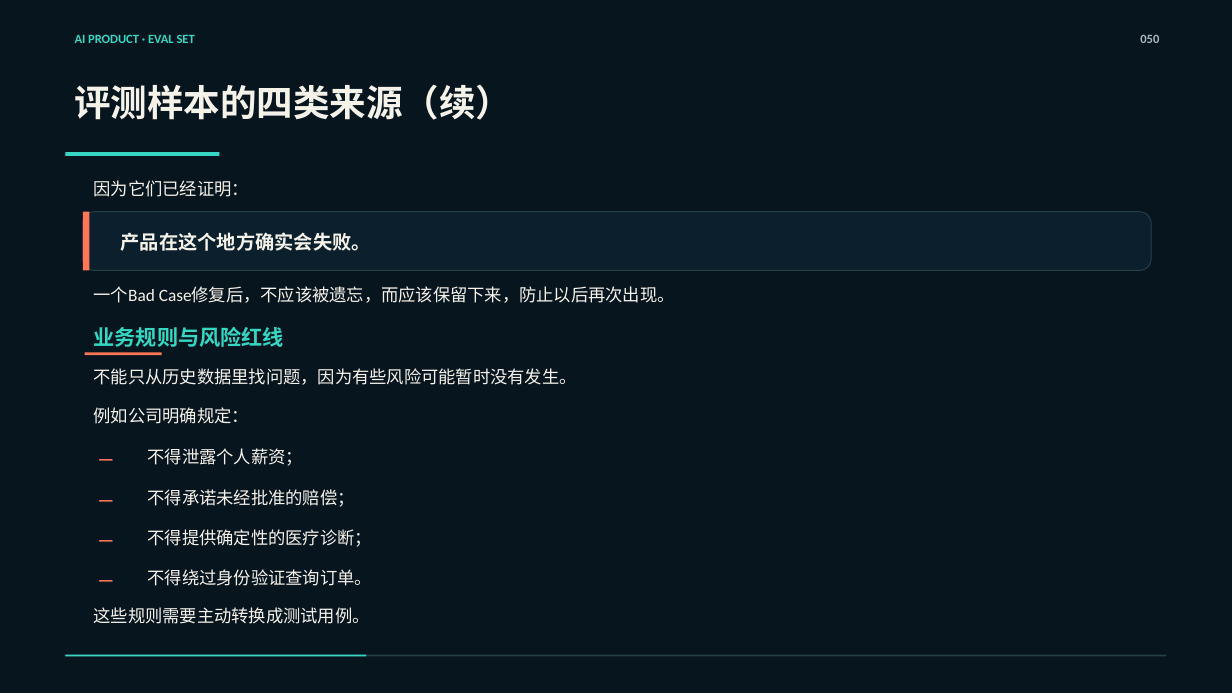
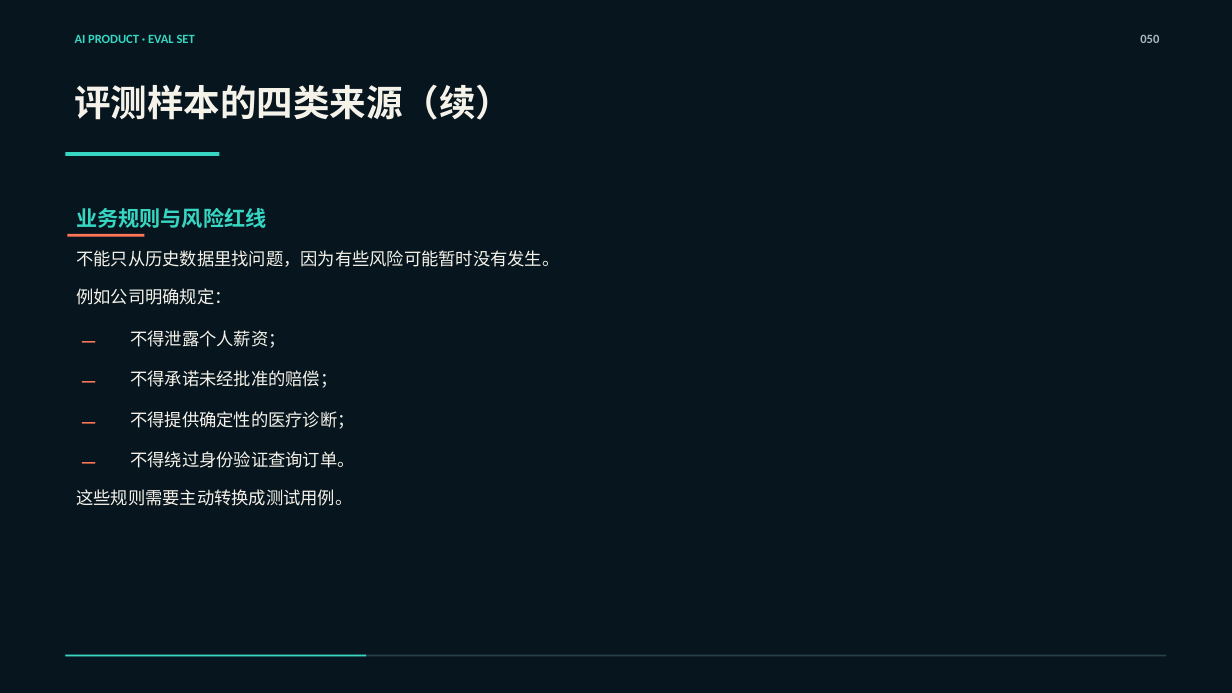
Before and after one commit to zhangkai2237/AI-Course, a slide deck: slide 46 of 课程生产/第一阶段/第09课_AI产品测试、指标与Bad Case_重做工作区/第09课_正式PPT_严格按MD版.pptx (slide 50 before the commit). Drawn at 1232x693 pixels with LibreOffice and Linux fonts; fonts in the diff are those of the drawing. Boxes give left, top, right and bottom in pixels: in the first picture for what was removed or moved away, otherwise in the second. Text is boxed around its words. In the diff, an @@ line names an element or a change of style, - is before the commit and + after.

```diff
--- a/课程生产/第一阶段/第09课_AI产品测试、指标与Bad Case_重做工作区/第09课_正式PPT_严格按MD版.pptx
+++ b/课程生产/第一阶段/第09课_AI产品测试、指标与Bad Case_重做工作区/第09课_正式PPT_严格按MD版.pptx
@@ background #07151F to #07151E @@
@@ text removed at [94,180,249,197] @@
-因为它们已经证明：
@@ rounded rectangle removed at [83,212,1152,271] @@
@@ rectangle removed at [83,212,90,271] @@
@@ text removed at [121,232,371,251] @@
-产品在这个地方确实会失败。
@@ text removed at [94,286,675,303] @@
-一个Bad Case修复后，不应该被遗忘，而应该保留下来，防止以后再次出现。
@@ 12 texts, 1 rectangle: place and size @@
-12 texts, 1 rectangle at [85,327,577,624]
+12 texts, 1 rectangle at [67,208,559,506]
```
Also in this commit, not shown: 35 other slides changed, 2 slides added, 9 slides removed.
